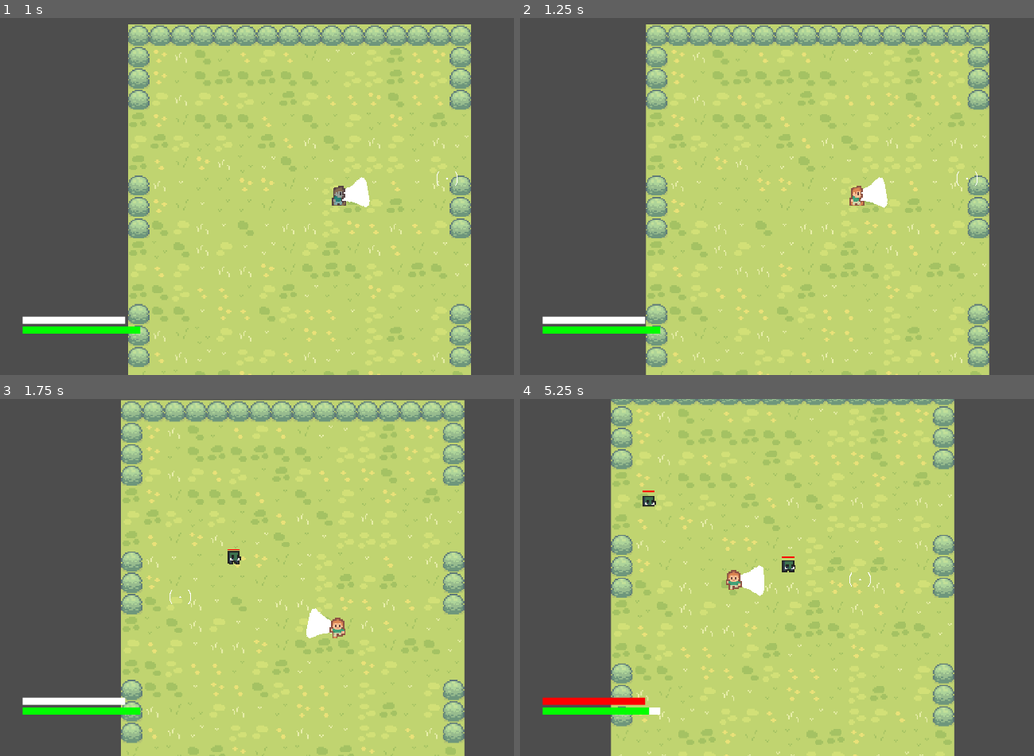
Above: before the commit, frames 1-4 (two rows, left to right).
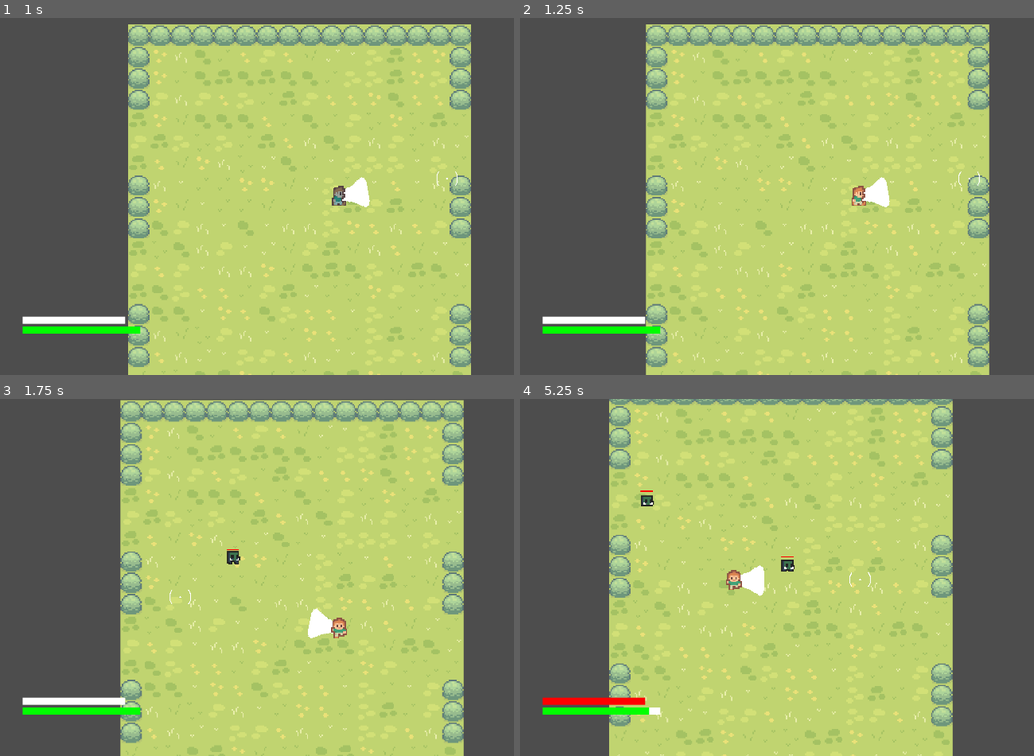
Above: after the commit, the same moments.

Repository: karsrc/5henanigans
Game: Godot game, scene res://main.tscn
Two runs of this game, one before a commit and one after it. Both use one fixed random seed, a clock stepped at 60 frames per second and the inputs below. The engine's default icon, where the game draws it, is replaced by a stand-in: a white triangle on a blue panel in a dark square.
Inputs (mouse positions are in pixels of both pictures, inside the frame that each line leads up to):
- Up to frame 1 (1 s): tap Enter at 0.5 s; move the mouse to (447, 178) at 0.52 s; press the mouse at (447, 178) at 0.53 s; hold D (move_right) from 0.53 s (still down); tap R at 0.8 s
- Up to frame 2 (1.25 s): keep holding D (move_right)
- Up to frame 3 (1.75 s): move the mouse to (179, 595) at 1.27 s; release D (move_right) at 1.28 s; release the mouse at (179, 595) at 1.28 s; hold S (move_down) from 1.28 s (still down); tap R at 1.35 s; click (179, 595) at 1.55 s
- Up to frame 4 (5.25 s): move the mouse to (890, 498) at 2.02 s; release S (move_down) at 2.03 s; press the mouse at (890, 498) at 2.03 s; hold D (move_right) 2.03-2.78 s; tap R at 2.3, 2.85 s; move the mouse to (797, 648) at 2.77 s; release the mouse at (797, 648) at 2.78 s; hold W (move_up) 2.78-3.53 s; click (797, 648) at 3.05 s; move the mouse to (1018, 631) at 3.52 s; hold R 3.53-4.28 s; hold A (move_left) 3.53-5.03 s; tap Alt at 3.6 s; move the mouse to (638, 523) at 4.27 s; tap Shift at 4.35 s; click (638, 523) at 4.55 s; move the mouse to (859, 577) at 5.02 s; hold S (move_down) from 5.03 s (still down); hold 9 from 5.03 s (still down)

Frame 1 is identical in both runs. In frame 2, 0.2% of the frame differs, in the area x 34-90%, y 2-100%; in frame 3, 2.2%; in frame 4, 5.9%, in the area x 17-85%, y 0-100%.

Commit message:
Add Manji counter stance and improved counter attack
Replace the old perform_manji_kick with a new enter_manji_stance/counter flow: add is_countering flag, enter_manji_stance to set counter state and visuals, and trigger_manji_counter to apply invincibility, hit stop, camera shake and area damage. Increase base manji_damage from 15 to 25, double damage when is_cursed_enhanced, expand hit range and shove distance, double ult charge gained on hits, and lengthen stun duration. Fixes include correct is_instance_valid usage, adjusted timers and sprite modulate resets, removal of an unused combo_target clear, and minor timing tweaks for smoother counter behavior.

Diff:
--- a/player.gd
+++ b/player.gd
@@ -46,7 +46,8 @@
 # Special
 var manji_cooldown: float = 5
 var current_manji_cooldown: float = 0
-var manji_damage: int = 15
+var is_countering: bool = false
+var manji_damage: int = 25
 
 
 
@@ -123,7 +124,7 @@
 
 	if Input.is_key_pressed(KEY_R):
 		if current_manji_cooldown <= 0:
-			perform_manji_kick()
+			enter_manji_stance()
 			return
 
 	if Input.is_action_just_pressed("skill_2"):
@@ -169,6 +170,11 @@
 	get_tree().reload_current_scene()
 
 func take_damage(damage_amount: int) -> void:
+	if is_countering:
+		is_countering = false
+		trigger_manji_counter()
+		return
+
 	if is_using_skill or is_invincible:
 		return
 
@@ -181,7 +187,7 @@
 		is_invincible = true
 		$AnimatedSprite2D.modulate = Color(1, 0, 0, 0.5)
 		await get_tree().create_timer(0.5, false, false, true).timeout
-		$AnimatedSprite2D.modulate = Color(1, 1, 1, 1) if not is_in_zone else Color(0.8, 0.2, 0.2)
+		$AnimatedSprite2D.modulate = Color(1, 1, 1, 1)
 		is_invincible = false
 
 func shake_camera(intensity: float):
@@ -371,45 +377,45 @@
 	is_in_zone = false
 	$AnimatedSprite2D.modulate = Color(1, 1, 1)
 
-func perform_manji_kick():
+func enter_manji_stance():
 	is_using_skill = true
 	velocity = Vector2.ZERO
 	current_combo = 0
-	combo_target = null
 	current_manji_cooldown = manji_cooldown
-
+	is_countering = true
+	$AnimatedSprite2D.modulate = Color(0.6, 0.8, 1)
+	await get_tree().create_timer(0.4, false, false, true).timeout
+
+	if is_countering:
+		is_countering = false
+		is_using_skill = false
+		$AnimatedSprite2D.modulate = Color(1,1,1,1)
+
+func trigger_manji_counter():
 	is_invincible = true
-	$AnimatedSprite2D.modulate = Color(0.6, 0.8, 1)
-	await get_tree().create_timer(0.15, false, false, true).timeout
+	$AnimatedSprite2D.modulate = Color(1,1,11)
+	trigger_hit_stop()
+	shake_camera(15)
 	var hit_someone = false
 	var final_damage = manji_damage
-
-	if is_cursed_enhanced:
-		final_damage = manji_damage * 2
-
+	if is_cursed_enhanced: final_damage = manji_damage * 2
 
 	var all_enemies = get_tree().get_nodes_in_group("enemy")
 	for enemy in all_enemies:
-		if is_instance_valid("enemy"):
-			var distance = global_position.distance_to(enemy.global_position)
-			if distance <= 75:
+		if is_instance_valid(enemy):
+			if global_position.distance_to(enemy.global_position) <= 85:
 				if enemy.has_method("take_damage"):
 					enemy.take_damage(final_damage)
-					add_ult_charge(final_damage)
-				if enemy.has_method("stun"):
-					enemy.stun(0.8)
+					add_ult_charge(final_damage *2)
+				if enemy.has_method("stun"): enemy.stun(1)
+
 				var shove_dir = global_position.direction_to(enemy.global_position)
 				if shove_dir == Vector2.ZERO: shove_dir = Vector2.RIGHT
-				enemy.global_position += shove_dir * 40
-				hit_someone = true
-	if hit_someone:
-		trigger_hit_stop()
-		shake_camera(12)
-
-	await get_tree().create_timer(0.25, false, false, true).timeout
+				enemy.global_position += shove_dir * 50
+	await get_tree().create_timer(0.3, false, false, true).timeout
 	is_invincible = false
-	$AnimatedSprite2D.modulate = Color (1, 1, 1,1)
-	is_using_skill = false
+	is_using_skill = false
+
 func perform_leap() -> void:
 	is_using_skill = true
 	is_attacking = false
